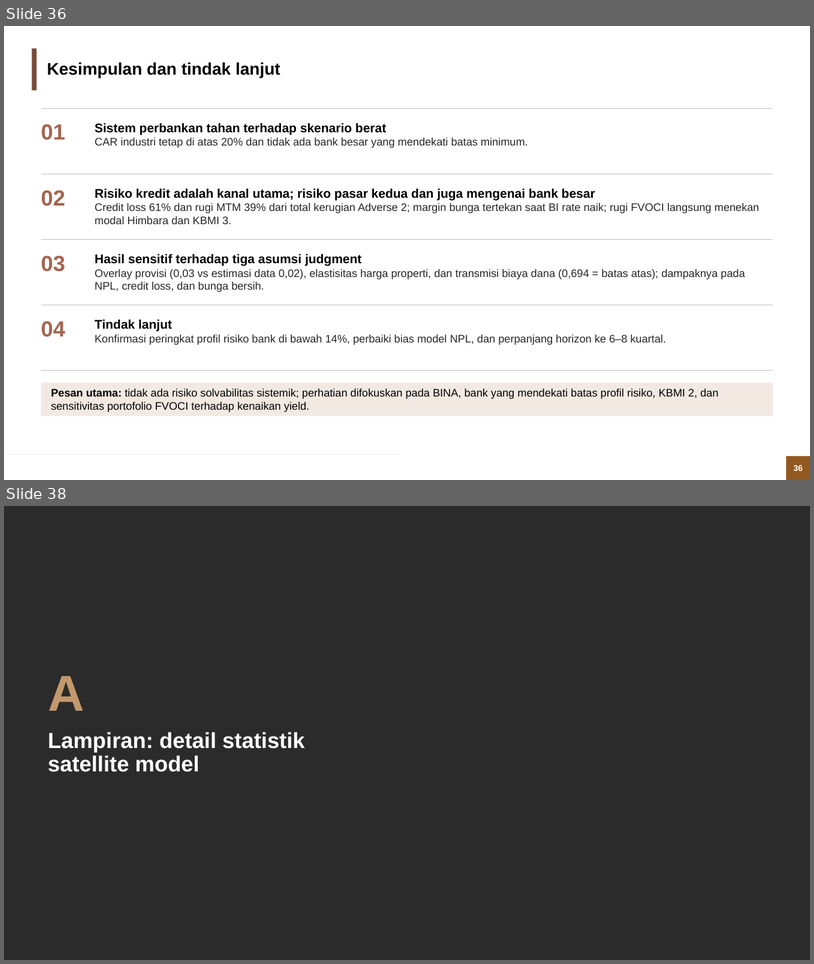
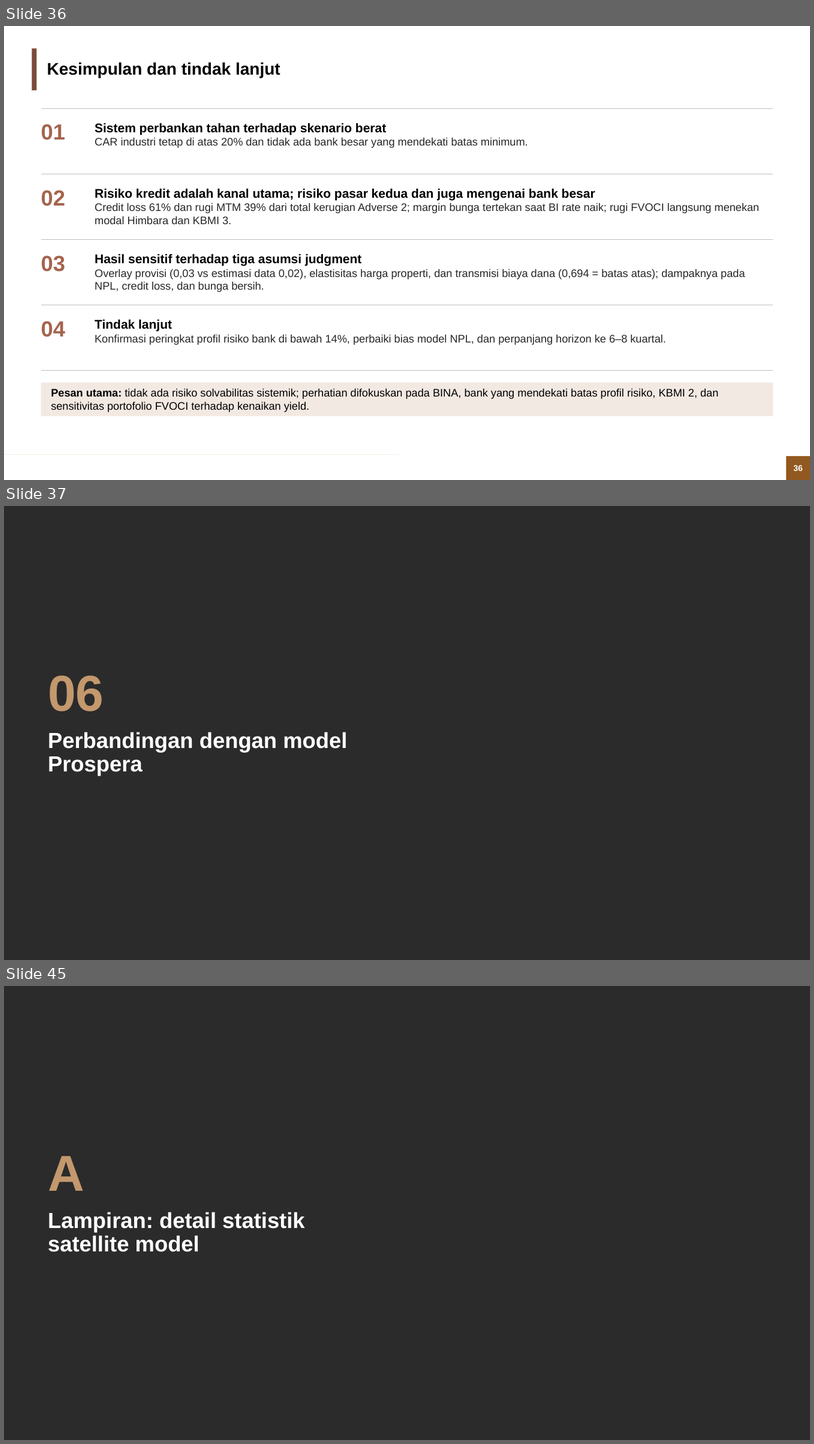
Before and after one commit to muhamadhaikal128/banking-stress-test, a slide deck: Banking Stress Test (Solvency).pptx. Shown one above the other, each under a label of ours: slides 36 and 38 before the commit, slides 36, 37 and 45 after it; the slides between them are not shown. The pictures are 814x964 and 814x1444 pixels, drawn with LibreOffice and Linux fonts; fonts in the diff are those of the drawing; background and template pictures are left out; a plain dark background stands for a picture behind light text. Boxes give left, top, right and bottom in pixels: in the first picture for what was removed or moved away, otherwise in the second. Text is boxed around its words. In the diff, an @@ line names an element or a change of style, - is before the commit and + after.

```diff
--- a/Banking Stress Test (Solvency).pptx
+++ b/Banking Stress Test (Solvency).pptx
@@ slide 37 added at (4,506,810,960), background picture (left out) @@
@@ text added at (48,675,104,711), 60 pt, text #C3986D, bold @@
+06
@@ subtitle added at (48,732,347,776), 26 pt, text #FFFFFF, bold @@
+Perbandingan dengan model Prospera
@@ what was slide 38 is now slide 45 @@
```
Also in this commit, not shown: 7 slides changed, 6 other slides added.
